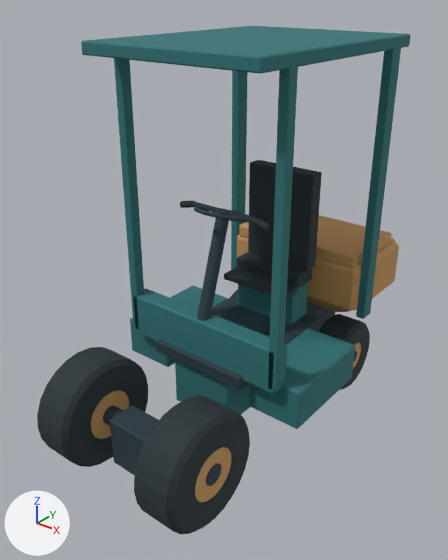
A saved change to the Blender file assets/v3/blender/forklift-cab-stage.blend.
Before and after are seen from a 50 mm lens placed at (1.87, -2.08, 2.35), pointed at (-0.02, 0.28, 0.89). Lighting does not change. The marker at lower left points along +X, +Y and +Z. The picture after the commit comes second.

The first picture shows 'counterweight_body', 'driver_floorboard', 'entry_step_R', 'front_axle_saddle', 'guard_front_L', 'guard_front_R', 'guard_rear_R', 'petrol_nose', 'roof_guard', 'seat_back', 'tyre_front_L', 'tyre_front_R' and 20 more.
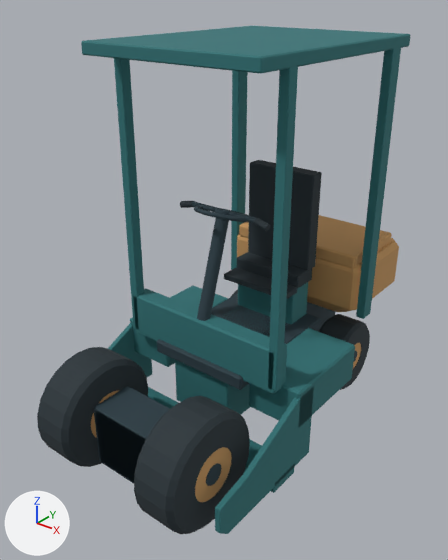
Pixel boxes (x1, y1, x2, y2) of what changed, in the pictures (448 x 560 px):
'outboard_frame_cheek_R', added (dark cyan)
    after: (215, 386, 314, 534)
'front_axle_saddle', mesh rescaled, moved (54% wider, 37% taller)
    before: (110, 405, 159, 475)
    after: (94, 386, 170, 482)
'low_forward_spine', reshaped, moved (not visible before)
    after: (95, 408, 147, 484)
'outboard_frame_cheek_L', added (dark cyan)
    after: (108, 324, 152, 378)
'lower_front_crossmember', added
    after: (148, 387, 295, 493)

Edits to the bpy script that builds the scene:
```text
Change me_cube_008:
    used by ob_low_forward_spine; parent = ob_forklift_root; location = (0.0, -0.175, 0.065)
    remove me_cube_008.from_pydata(...)  # 8 vertices, 6 faces; spans x -0.1..0.1, y -0.275..0.275, z -0.025..0.025
    add me_cube_008.from_pydata(...)  # 14 vertices, 9 faces; spans x -0.2..0.2, y -0.52..0.12, z 0.025..0.43
    me_cube_008 part 1: the whole mesh is rebuilt
Change me_cube_010:
    used by ob_front_axle_saddle; parent = ob_forklift_root; location = (0.0, -0.4, 0.22)
    remove me_cube_010.from_pydata(...)  # 8 vertices, 6 faces; spans x -0.15..0.15, y -0.08..0.08, z -0.14..0.14
    add me_cube_010.from_pydata(...)  # 8 vertices, 6 faces; spans x -0.22..0.22, y -0.12..0.12, z -0.175..0.175
    me_cube_010 part 2: the whole mesh is scaled about its middle by (1.47, 1.5, 1.25)
Add me_outboard_frame_cheek_r__editable_cast_profile:
    me_outboard_frame_cheek_r__editable_cast_profile.from_pydata(...)  # 14 vertices, 9 faces; spans x 0.57..0.6, y -0.52..0.24, z 0.065..0.5
    me_outboard_frame_cheek_r__editable_cast_profile.materials.append(mat_v3_forklift_petrol)  # dark cyan #2e7376
Add me_outboard_frame_cheek_l__editable_cast_profile:
    me_outboard_frame_cheek_l__editable_cast_profile.from_pydata(...)  # 14 vertices, 9 faces; spans x -0.6..-0.57, y -0.52..0.24, z 0.065..0.5
    me_outboard_frame_cheek_l__editable_cast_profile.materials.append(mat_v3_forklift_petrol)  # dark cyan #2e7376
Add me_cube_008_1:
    me_cube_008_1.from_pydata(...)  # a box spanning x -0.6..0.6, y -0.095..0.095, z -0.035..0.035
    me_cube_008_1.materials.append(mat_v3_forklift_petrol)  # dark cyan #2e7376
Change ob_low_forward_spine:
    ob_low_forward_spine.location: (0.0, -0.175, 0.065) -> (0.0, 0.0, 0.0)
Change ob_front_axle_saddle:
    ob_front_axle_saddle.location: (0.0, -0.4, 0.22) -> (0.0, -0.4, 0.255)
Add ob_outboard_frame_cheek_r:
    ob_outboard_frame_cheek_r = bpy.data.objects.new('outboard_frame_cheek_R', me_outboard_frame_cheek_r__editable_cast_profile)
    ob_outboard_frame_cheek_r.parent = ob_forklift_root
    ob_outboard_frame_cheek_r.location = (0.0, 0.0, 0.0)
    _m = ob_outboard_frame_cheek_r.modifiers.new('Cast frame edge relief', 'BEVEL')
    _m.width = 0.003
    _m.width_pct = 0.003
    _m.harden_normals = True
    _m = ob_outboard_frame_cheek_r.modifiers.new('Weighted cast faces', 'WEIGHTED_NORMAL')
    _m.keep_sharp = True
Add ob_outboard_frame_cheek_l:
    ob_outboard_frame_cheek_l = bpy.data.objects.new('outboard_frame_cheek_L', me_outboard_frame_cheek_l__editable_cast_profile)
    ob_outboard_frame_cheek_l.parent = ob_forklift_root
    ob_outboard_frame_cheek_l.location = (0.0, 0.0, 0.0)
    _m = ob_outboard_frame_cheek_l.modifiers.new('Cast frame edge relief', 'BEVEL')
    _m.width = 0.003
    _m.width_pct = 0.003
    _m.harden_normals = True
    _m = ob_outboard_frame_cheek_l.modifiers.new('Weighted cast faces', 'WEIGHTED_NORMAL')
    _m.keep_sharp = True
Add ob_lower_front_crossmember:
    ob_lower_front_crossmember = bpy.data.objects.new('lower_front_crossmember', me_cube_008_1)
    ob_lower_front_crossmember.parent = ob_forklift_root
    ob_lower_front_crossmember.location = (0.0, 0.005, 0.06)
    _m = ob_lower_front_crossmember.modifiers.new('Small manufactured edge bevel', 'BEVEL')
    _m.width = 0.004
    _m.width_pct = 0.004
    _m.harden_normals = True
    _m = ob_lower_front_crossmember.modifiers.new('Weighted face normals', 'WEIGHTED_NORMAL')
    _m.keep_sharp = True
```
